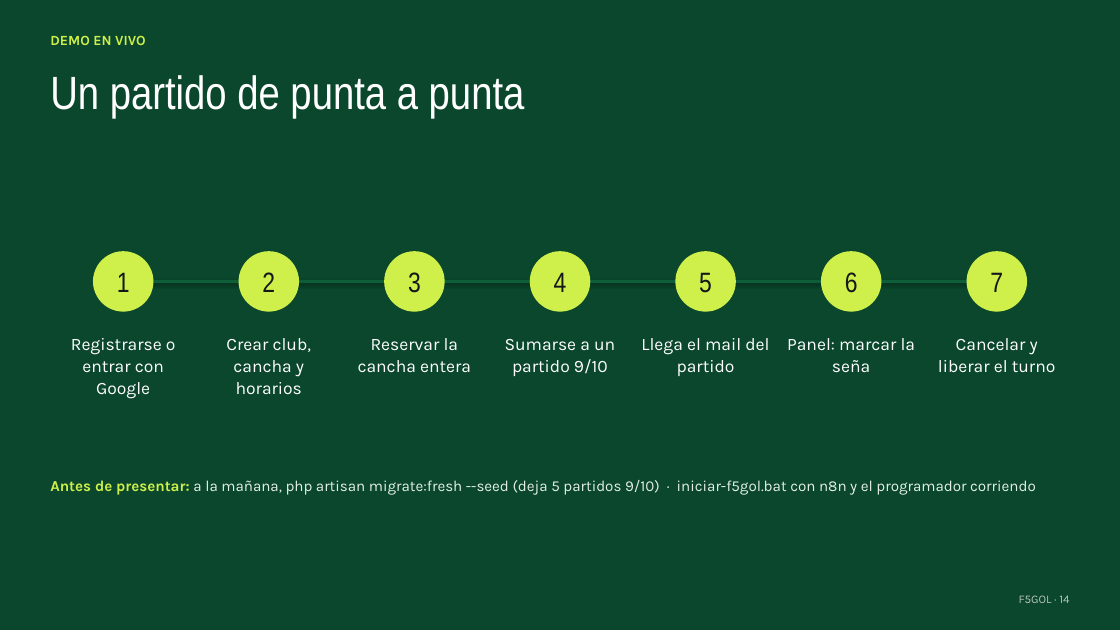
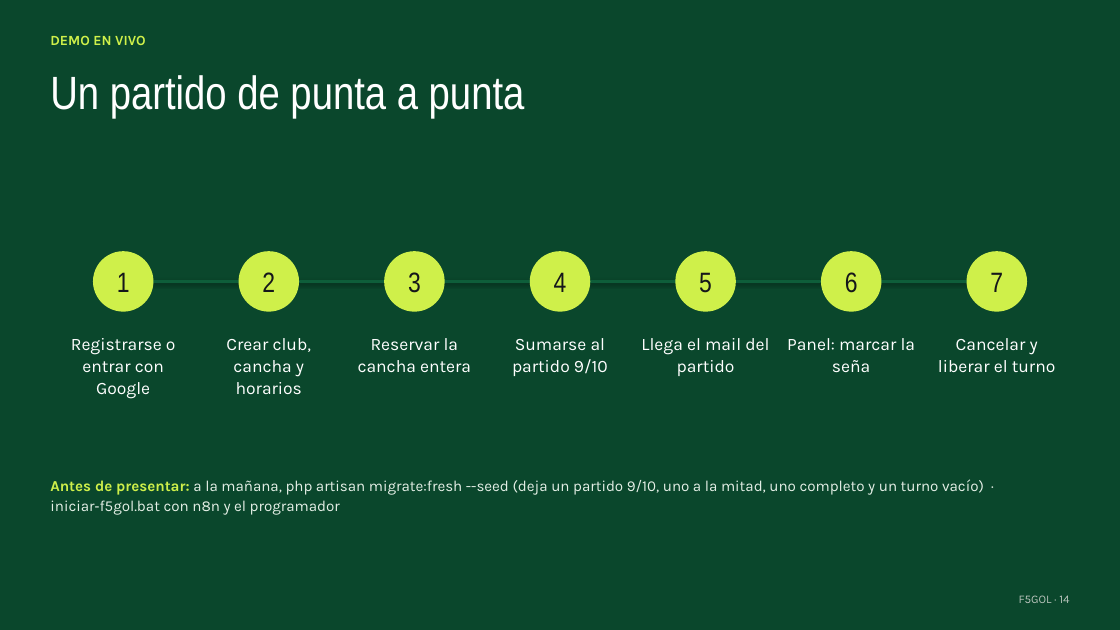
Before and after one commit to Felivander/F5Gol, a slide deck: slide 14 of docs/presentacion/F5GOL-presentacion.pptx. Drawn at 1120x630 pixels with LibreOffice and Linux fonts; fonts in the diff are those of the drawing. Boxes give left, top, right and bottom in pixels: in the first picture for what was removed or moved away, otherwise in the second. Text is boxed around its words. In the diff, an @@ line names an element or a change of style, - is before the commit and + after.

Commit message:
Actualizar la diapositiva de la demo con los partidos en cada estado

```diff
--- a/docs/presentacion/F5GOL-presentacion.pptx
+++ b/docs/presentacion/F5GOL-presentacion.pptx
@@ text at bbox=[512, 338, 608, 376]: text changed @@
-Sumarse a un partido 9/10
+Sumarse al partido 9/10
@@ text at bbox=[50, 479, 984, 515]: text changed @@
-Antes de presentar: a la mañana, php artisan migrate:fresh --seed (deja 5 partidos 9/10) · iniciar-f5gol.bat con n8n y el programador corriendo
+Antes de presentar: a la mañana, php artisan migrate:fresh --seed (deja un partido 9/10, uno a la mitad, uno completo y un turno vacío) · iniciar‑f5gol.bat con n8n y el programador
```
